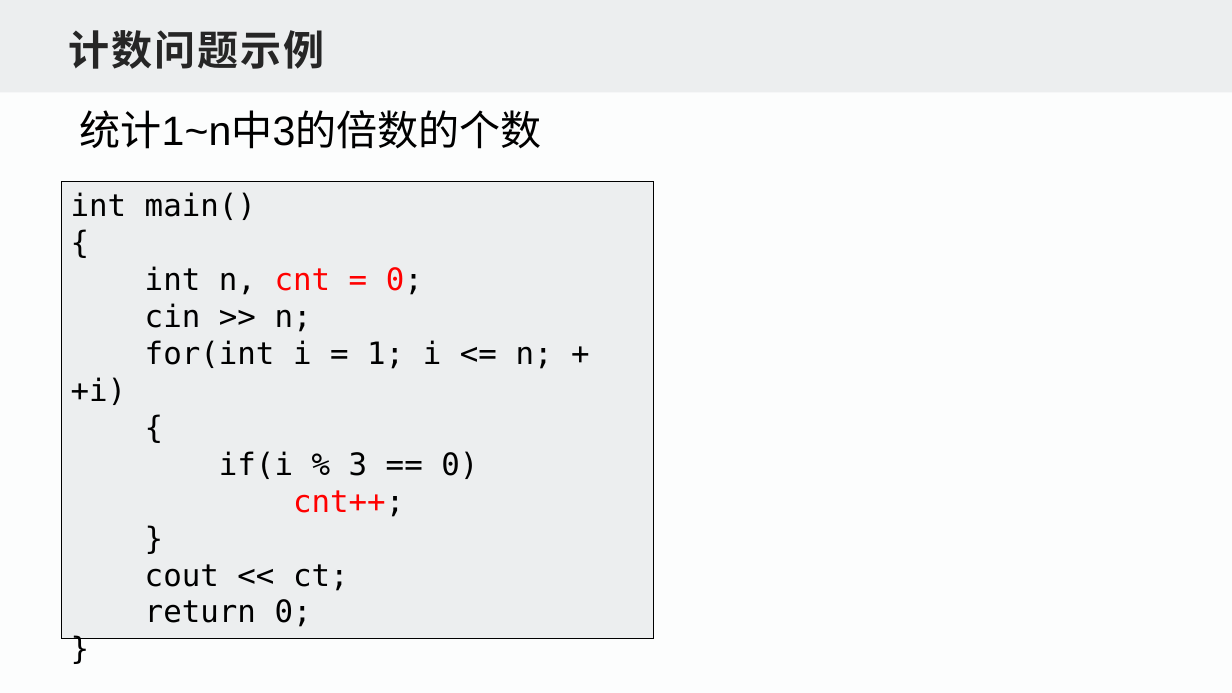
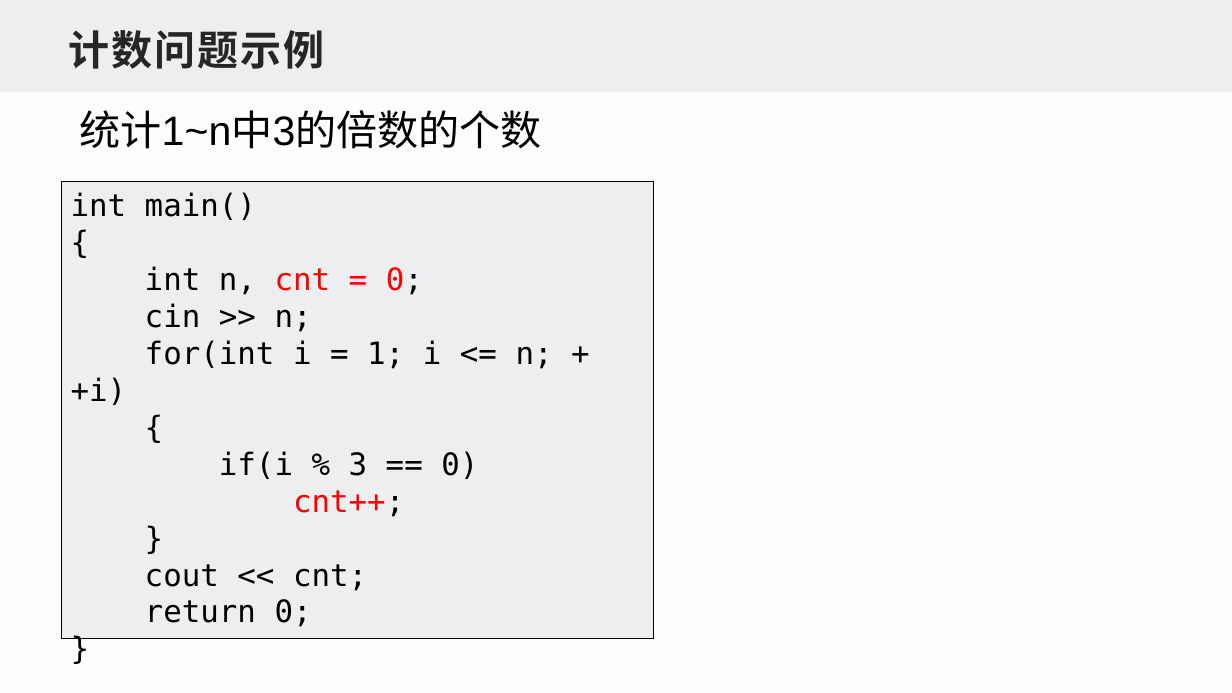
Before and after one commit to blackcat1995com/CAT_CODING, a slide deck: slide 13 of 信息学奥赛/趣学C++编程/第6单元 C语言等级考试一级/03-循环结构.pptx. Drawn at 1232x693 pixels with LibreOffice and Linux fonts; fonts in the diff are those of the drawing. Boxes give left, top, right and bottom in pixels: in the first picture for what was removed or moved away, otherwise in the second. Text is boxed around its words. In the diff, an @@ line names an element or a change of style, - is before the commit and + after.

```diff
--- a/信息学奥赛/趣学C++编程/第6单元 C语言等级考试一级/03-循环结构.pptx
+++ b/信息学奥赛/趣学C++编程/第6单元 C语言等级考试一级/03-循环结构.pptx
@@ text in rectangle at bbox=[145, 564, 367, 591]: text changed @@
-cout << ct;
+cout << cnt;
```
Also in this commit, not shown: 11 other files.
